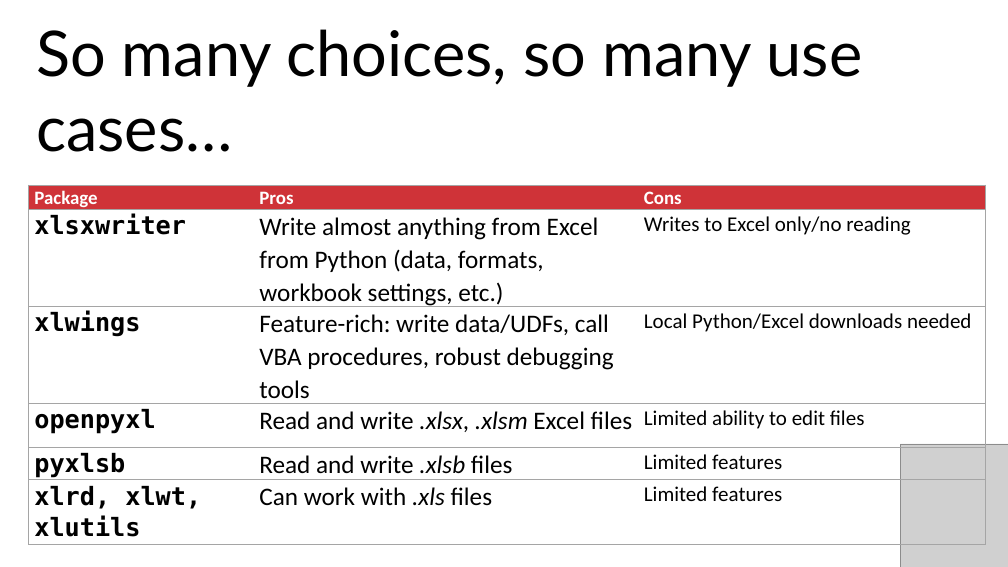
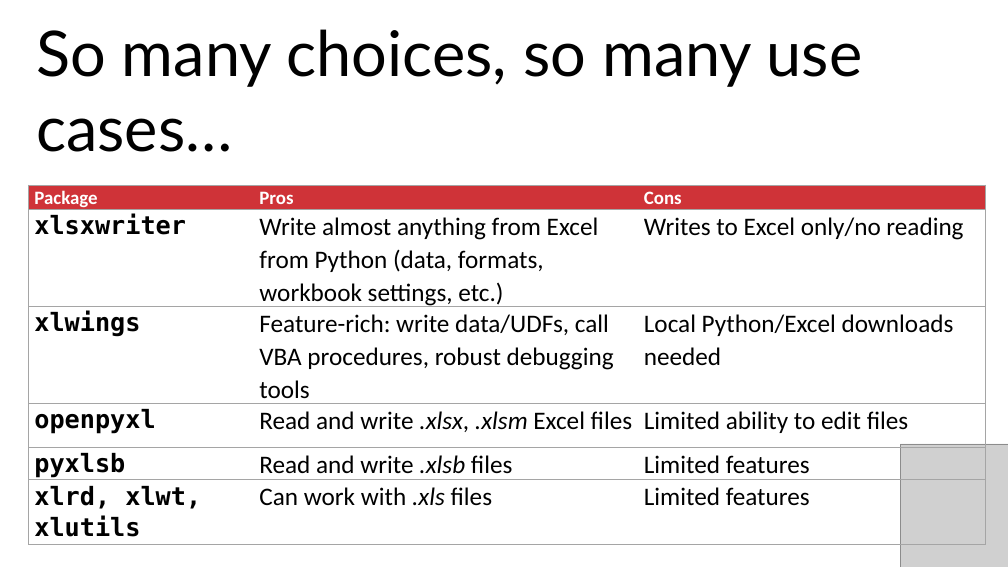
Before and after one commit to stringfestdata/aina-getting-started-python, a slide deck: slide 16 of five-things-excel-python.pptx (slide 15 before the commit). Drawn at 1008x567 pixels with LibreOffice and Linux fonts; fonts in the diff are those of the drawing; grey boxes stand for pictures. Boxes give left, top, right and bottom in pixels: in the first picture for what was removed or moved away, otherwise in the second. Text is boxed around its words. In the diff, an @@ line names an element or a change of style, - is before the commit and + after.

```diff
--- a/five-things-excel-python.pptx
+++ b/five-things-excel-python.pptx
@@ table at [29,185,986,541] @@
@@ size 20 to 24 pt in "Writes to Excel only/no reading", "Local Python/Excel downloads needed", "Limited ability to edit files", "Limited features" and 1 more places @@
```
Also in this commit, not shown: 8 other slides changed, 1 slide added, 7 other files.
